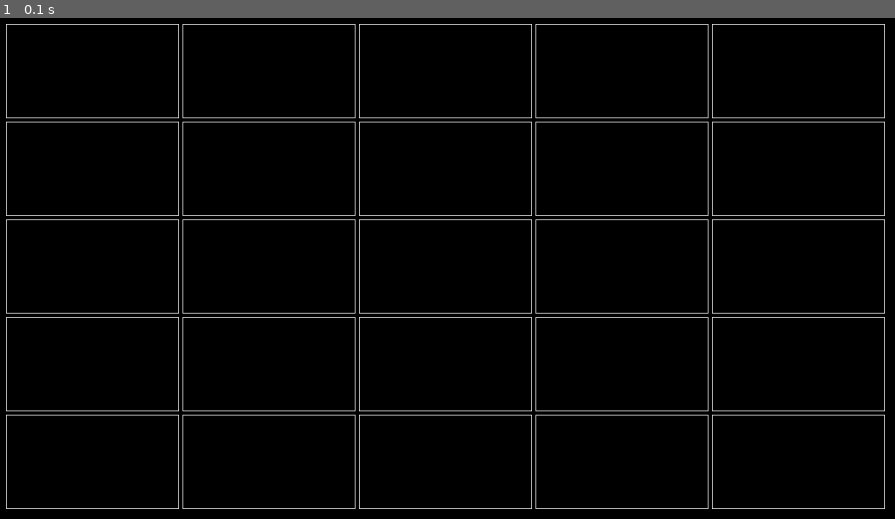
Above: before the commit, frame 1.
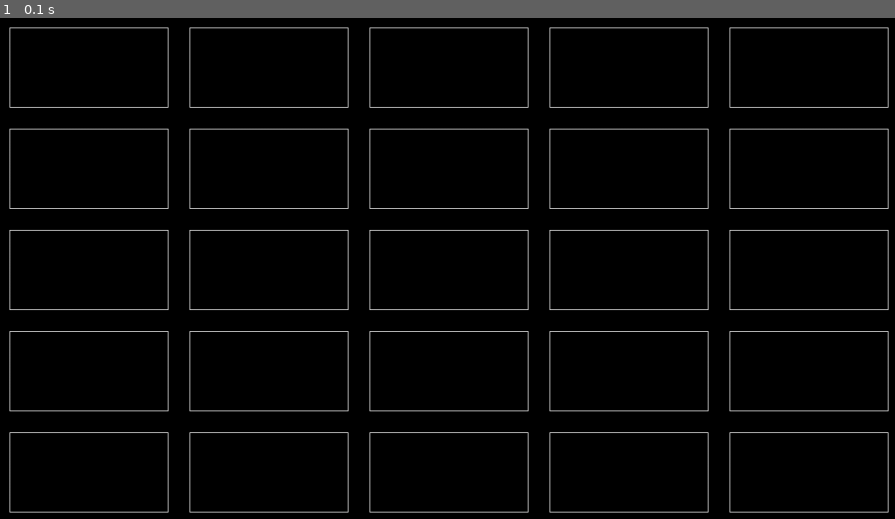
Above: after the commit, the same moment.

Repository: thyrgle/lpyout
Game: pygame game, started from examples/pygame_spacing_simple.py
The game is run twice, just before and just after one commit, with the same random seed, the same clock (stepped at 60 frames per second) and the same inputs.
Inputs:
- Up to frame 1 (0.1 s): no input

The runs differ from the first frame. In frame 1, 7.7% of the frame differs, in the area x 0-100%, y 1-99%.

Commit message:
Fixed bug with spacing.

Diff:
--- a/examples/pygame_spacing_simple.py
+++ b/examples/pygame_spacing_simple.py
@@ -12,7 +12,7 @@
 
 # Initialize grid:
 screen_wrapper.update()
-grid = Grid.fill_screen(screen_wrapper, 5, 5, spacing=10)
+grid = Grid.fill_screen(screen_wrapper, 5, 5, spacing=30)
 
 while running:
     # poll for events
--- a/src/gryd/__init__.py
+++ b/src/gryd/__init__.py
@@ -120,14 +120,14 @@
         cell_w = (grid.w - (grid.pl + grid.pr)) / grid.col_count - spacing
         cell_h = (grid.h - (grid.pt + grid.pb)) / grid.row_count - spacing
         # Fill the children with uniform sized cells.
-        x_offset = grid.x + grid.pl + spacing
-        y_offset = grid.y + grid.pt + spacing
+        x_offset = grid.x + grid.pl + spacing / 2
+        y_offset = grid.y + grid.pt + spacing / 2
         for i in range(grid.row_count):
             grid.children.append([])
             for j in range(grid.col_count):
                 grid.children[i].append(
-                    Cell(x_offset + j * (cell_w + spacing / 2),
-                         y_offset + i * (cell_h + spacing / 2),
+                    Cell(x_offset + j * (cell_w + spacing),
+                         y_offset + i * (cell_h + spacing),
                          cell_w, cell_h,
                          parent=grid)
                 )
